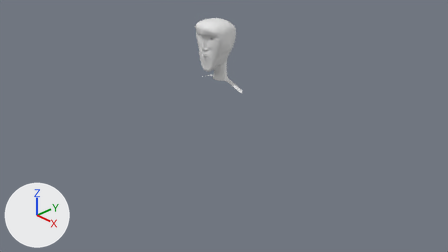
What one commit did to the Blender file HighClassTim.blend.
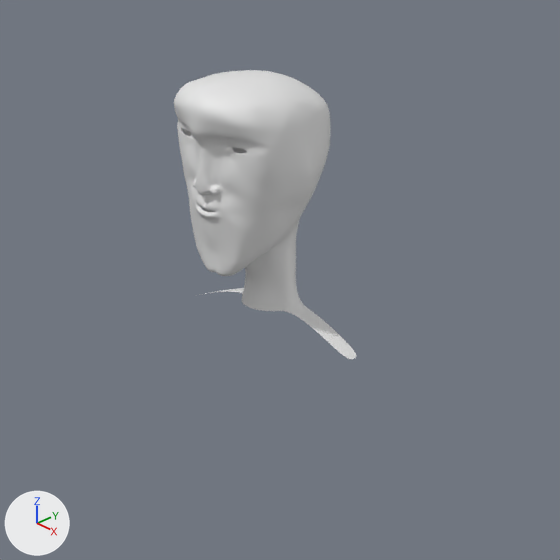
Each version is shown from the file's camera 'Camera', then close up on the part from 34% to 66% of the width and 0% to 58% of the height. Arrows for +X, +Y and +Z are at lower left; the lights stay in place.

The scene before the commit, as lines of its bpy script (objects in view):
```python
me_plane = bpy.data.meshes.new('Plane')
me_plane.from_pydata(...)  # 369 vertices, 345 faces; spans x 0.0..3.98, y -6.08..3.09, z -0.18..4.92
me_plane.polygons.foreach_set('use_smooth', [True] * 345)
me_plane.materials.append(None)
ob_plane = bpy.data.objects.new('Plane', me_plane)
ob_plane.location = (0.0, -0.499, 1.565)
ob_plane.rotation_euler = (1.571, 0.0, 6.283)  # degrees (90, 0, 360)
ob_plane.scale = (0.132, 0.132, -0.132)
_m = ob_plane.modifiers.new('Mirror', 'MIRROR')
_m.use_clip = True
_m = ob_plane.modifiers.new('Subdivision', 'SUBSURF')
_m.levels = 2
```
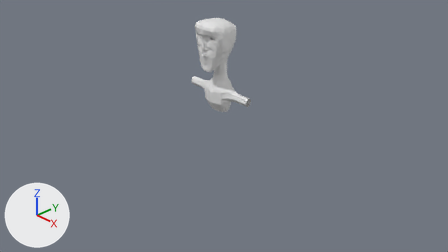
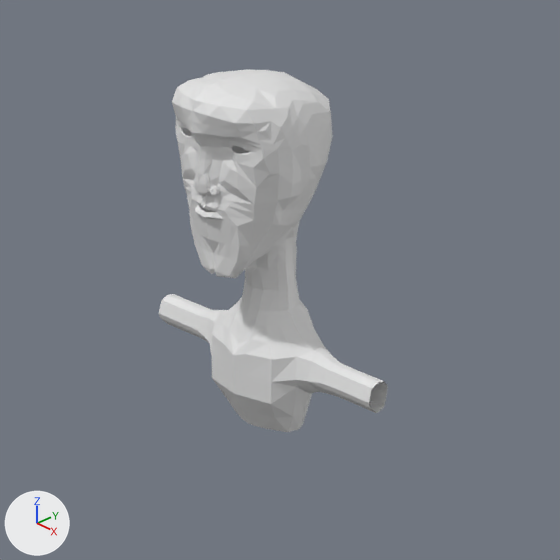
Location of each change, [x1, y1, x2, y2] in pixels of the close-ups (560 x 560 px; the box of a moved part takes in the faces that stretch with it):
'Plane', reshaped, modifiers changed (26% wider, 26% taller): before [174, 70, 356, 359]; after [159, 69, 388, 432]
part 1 of me_plane, moved or reshaped: before [177, 119, 319, 211]; after [175, 117, 320, 210]
part 2 of me_plane, built on: before [206, 288, 356, 359]; after [159, 294, 388, 432]
part 3 of me_plane, shading changed: [177, 71, 324, 311] in both

What the commit changed:
me_plane is used by ob_plane; location (0.0, -0.499, 1.565); rotation (1.571, 0.0, 6.283), in degrees (90, 0, 360); scale (0.132, 0.132, -0.132).
me_plane had 369 vertices, 345 faces and spanned x 0.0..3.98, y -6.08..3.09, z -0.18..4.92.
me_plane now has 463 vertices, 431 faces and spans x 0.0..5.3, y -9.44..3.09, z -0.18..4.92.
Part 1, on me_plane:
4 vertices in x 1.04..1.7, y 1.04..1.26, z 0.6..0.75 move by (0.0, 0.0, 0.02).
3 vertices in x 2.25..2.35, y -0.59..-0.08, z 2.5..2.91 move by (-0.1, 0.0, 0.0).
14 vertices move from x 0.62..2.45, y -0.65..1.32, z 0.47..3.0 to x 0.62..2.38, y -0.65..1.32, z 0.54..3.0.
Part 2, on me_plane:
5 vertices are removed from x 2.0..3.98, y -6.08..-5.32, z 3.02..3.77.
4 faces are deleted.
3 vertices move from x 0.0..2.16, y -5.32..-4.4, z 3.4..4.19 to x 0.0..1.33, y -5.52..-4.4, z 3.49..4.31.
90 vertices are added at x 0.0..3.58, y -9.44..-5.52, z 1.47..4.61.
9 new vertices lie (1.72, 0.0, 0.0) away from vertices in x 3.58, y -7.52..-6.41, z 2.67..3.55.
90 new faces join them.
me_plane part 3: 341 kept faces spanning x 0.0..2.38, y -5.09..3.09, z -0.18..4.92 are now shaded flat.
Object 'Plane' (ob_plane) loses its SUBSURF modifier named 'Subdivision'.
Modifier setting removed (it was levels = 2).
